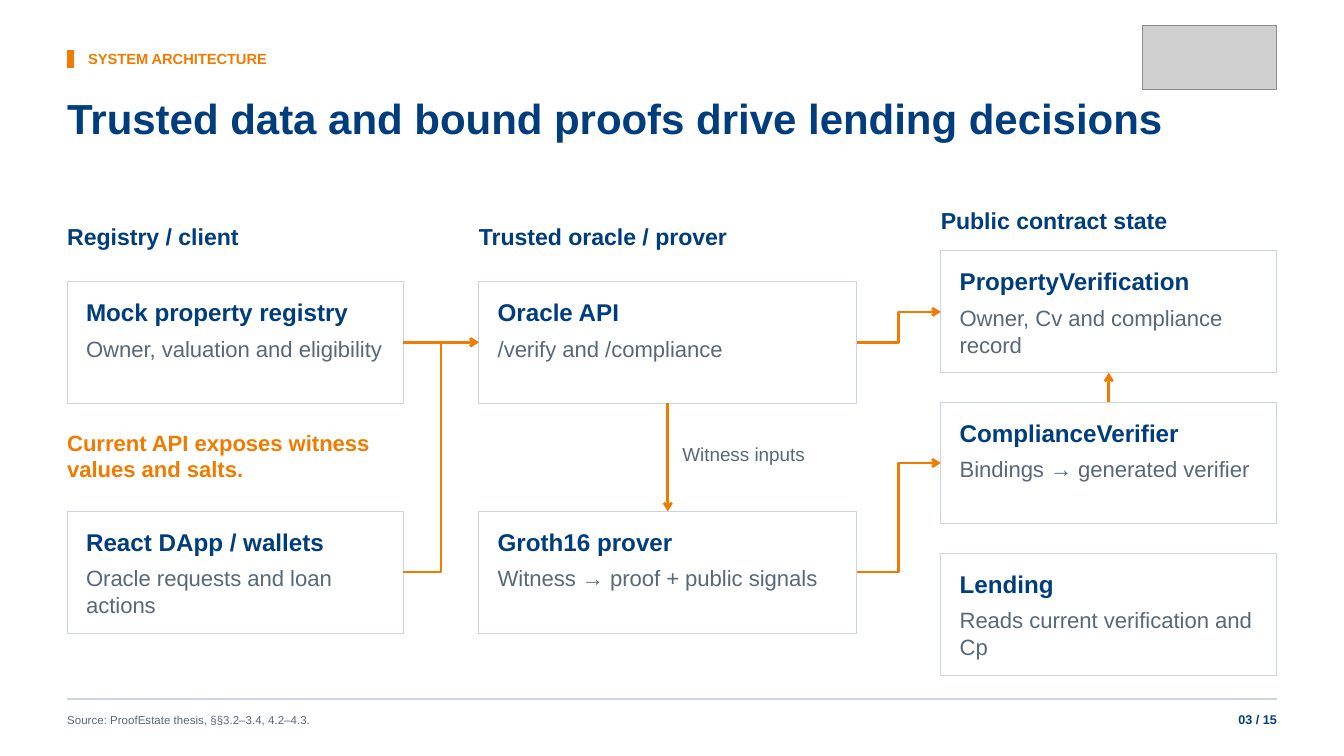
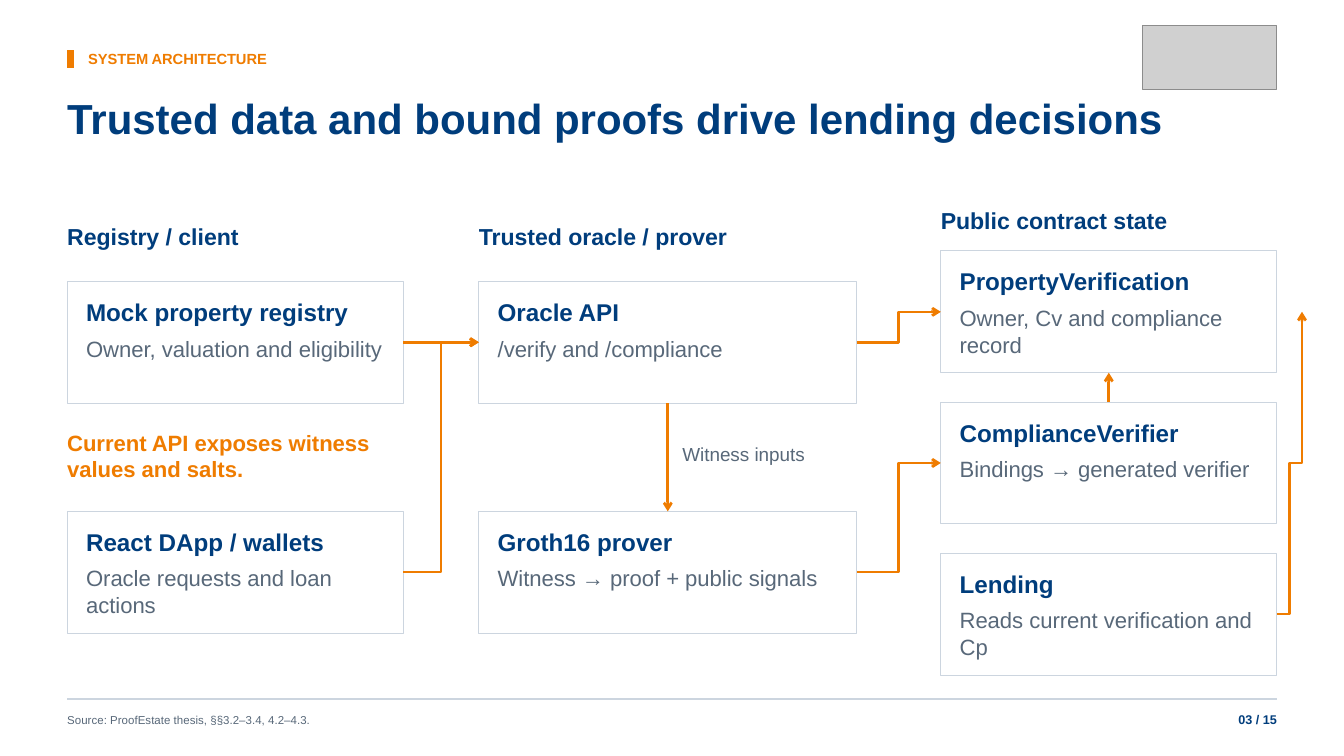
Before and after one commit to Alan42x/proofestate, a slide deck: slide 3 of slides/proofestate-nus-defense-presentation.pptx. Drawn at 1344x756 pixels with LibreOffice and Linux fonts; fonts in the diff are those of the drawing; grey boxes stand for pictures. Boxes give left, top, right and bottom in pixels: in the first picture for what was removed or moved away, otherwise in the second. Text is boxed around its words. In the diff, an @@ line names an element or a change of style, - is before the commit and + after.

```diff
--- a/slides/proofestate-nus-defense-presentation.pptx
+++ b/slides/proofestate-nus-defense-presentation.pptx
@@ elbow arrow added from (1277, 614) to (1303, 312), #EF7C00 1.88 pt @@
```
Also in this commit, not shown: 10 other slides changed, 7 other files.
